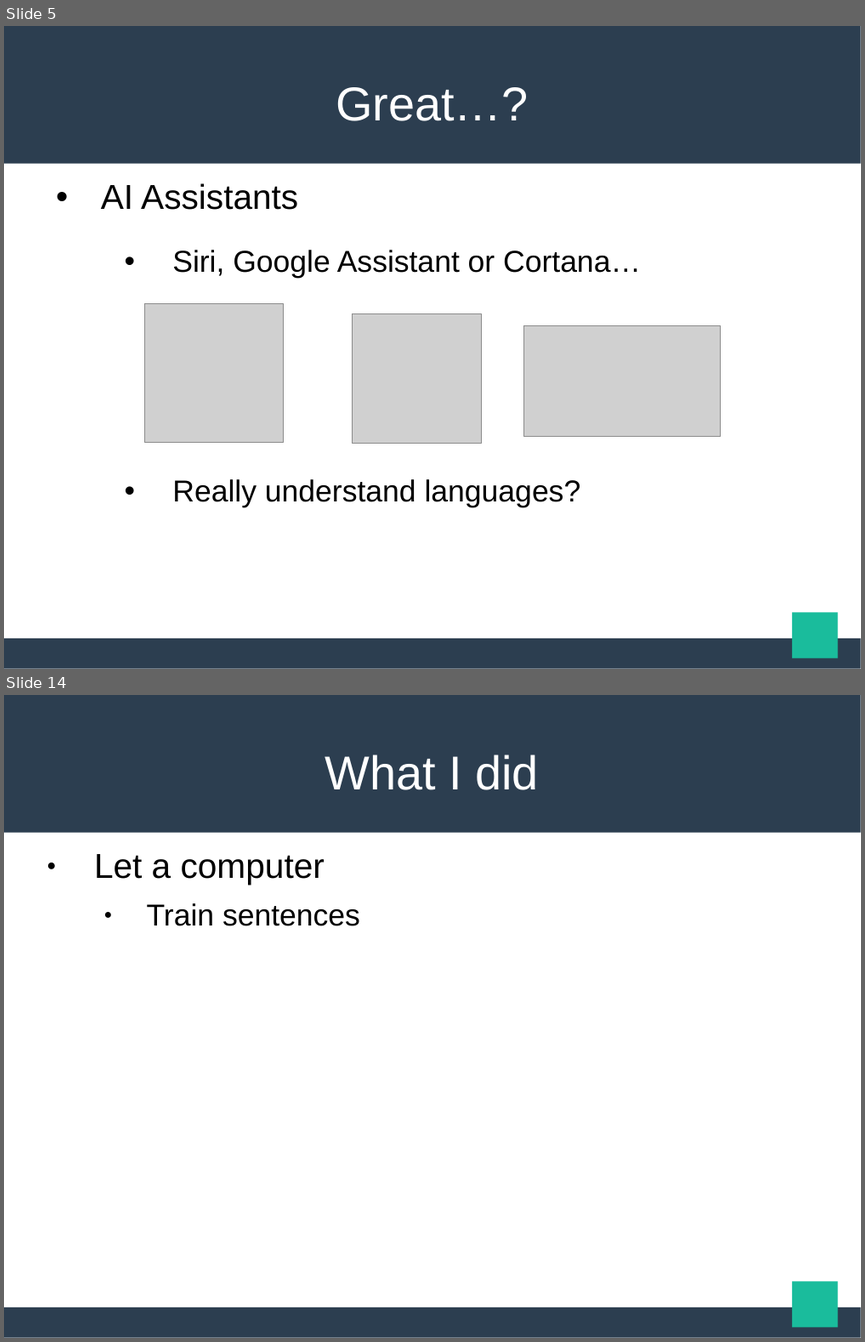
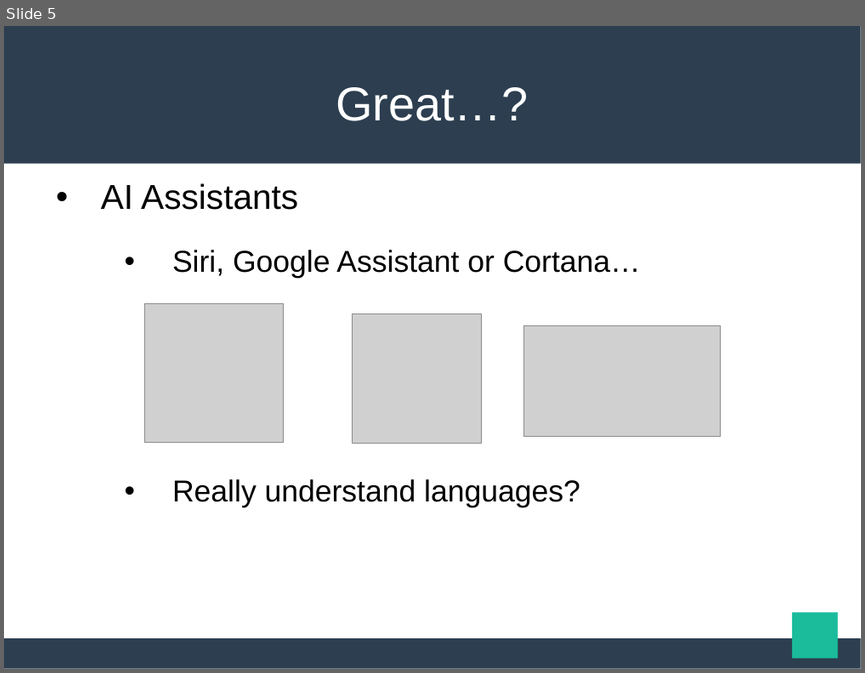
Before and after one commit to maekawatoshiki/neural-machine-translation-demo, a slide deck: NY_slide.ppt. Shown one above the other, each under a label of ours: slides 5 and 14 before the commit, slide 5 after it; the slides between them are not shown. The pictures are 865x1342 and 865x673 pixels, drawn with LibreOffice and Linux fonts; fonts in the diff are those of the drawing; grey boxes stand for pictures. Boxes give left, top, right and bottom in pixels: in the first picture for what was removed or moved away, otherwise in the second. Text is boxed around its words. In the diff, an @@ line names an element or a change of style, - is before the commit and + after.

```diff
--- a/NY_slide.ppt
+++ b/NY_slide.ppt
@@ slide 14 removed at [4,695,861,1338], background #FFFFFF; not listed: 3 template elements that a slide beside it also shows @@
@@ title removed at [325,755,539,790] @@
-What I did
@@ text removed at [94,854,360,926] @@
-● Let a computer
-  ● Train sentences
```
Also in this commit, not shown: 8 slides changed, 2 slides added, 3 other files.
